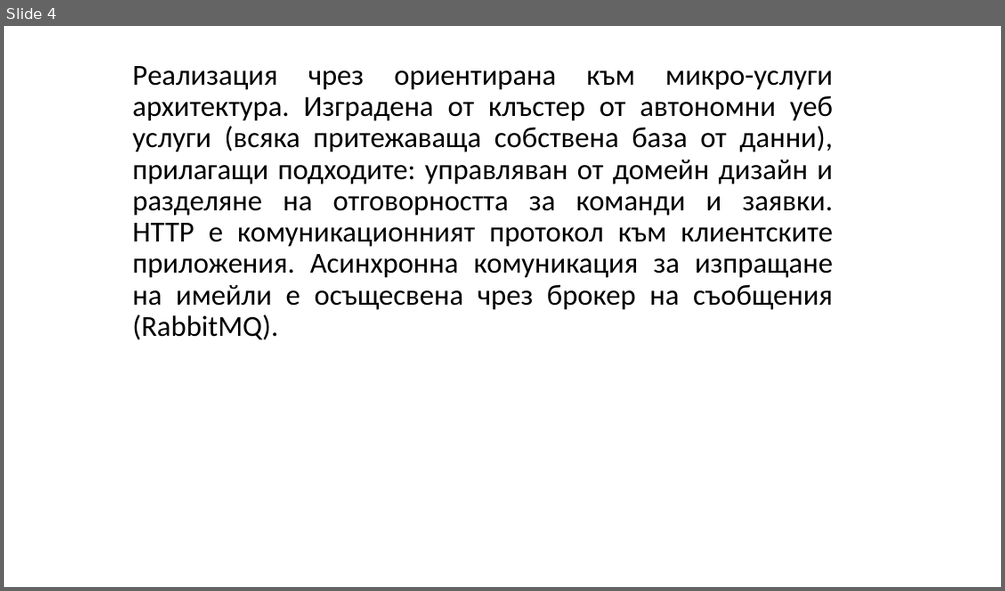
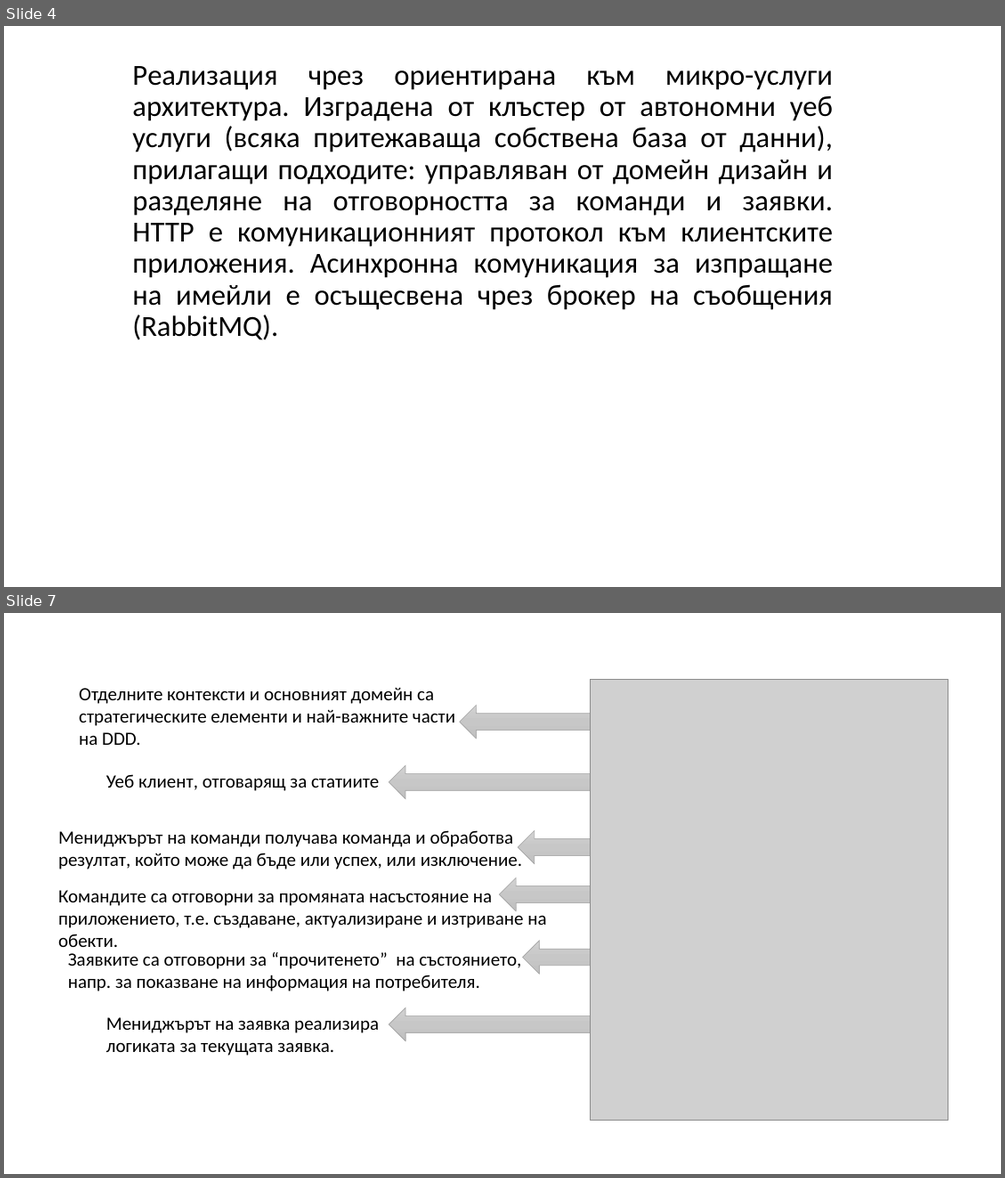
Before and after one commit to profjordanov/doctorate, a slide deck: article/present/uevarna.pptx. Shown one above the other, each under a label of ours: slide 4 before the commit, slides 4 and 7 after it; the slides between them are not shown. The pictures are 1005x591 and 1005x1178 pixels, drawn with LibreOffice and Linux fonts; fonts in the diff are those of the drawing; grey boxes stand for pictures; background and template pictures are left out. Boxes give left, top, right and bottom in pixels: in the first picture for what was removed or moved away, otherwise in the second. Text is boxed around its words. In the diff, an @@ line names an element or a change of style, - is before the commit and + after.

```diff
--- a/article/present/uevarna.pptx
+++ b/article/present/uevarna.pptx
@@ slide 7 added at [4, 613, 1001, 1174], background #FFFFFF @@
@@ text added at [79, 687, 455, 745], 18 pt, text #000000 @@
+Отделните контексти и основният домейн са стратегическите елементи и най-важните части на DDD.
@@ picture added at [591, 679, 947, 1120] @@
@@ left arrow added at [460, 705, 624, 738], fill gradient #D2D2D2 to #C8C8C8 to #C0C0C0, outline #A5A5A5 0.5 pt @@
@@ left arrow added at [389, 765, 648, 798], fill gradient #D2D2D2 to #C8C8C8 to #C0C0C0, outline #A5A5A5 0.5 pt @@
@@ text added at [106, 774, 379, 791], 18 pt, text #000000 @@
+Уеб клиент, отговарящ за статиите
@@ text added at [58, 830, 522, 869], 18 pt, text #000000 @@
+Мениджърът на команди получава команда и обработва резултат, който може да бъде или успех, или изключение.
@@ left arrow added at [518, 831, 689, 863], fill gradient #D2D2D2 to #C8C8C8 to #C0C0C0, outline #A5A5A5 0.5 pt @@
@@ left arrow added at [499, 877, 688, 910], fill gradient #D2D2D2 to #C8C8C8 to #C0C0C0, outline #A5A5A5 0.5 pt @@
@@ text added at [58, 890, 546, 947], 18 pt, text #000000 @@
+Командите са отговорни за промяната насъстояние на приложението, т.е. създаване, актуализиране и изтриване на обекти.
@@ text added at [68, 952, 521, 991], 18 pt, text #000000 @@
+Заявките са отговорни за “прочитенето” на състоянието, напр. за показване на информация на потребителя.
@@ left arrow added at [523, 941, 689, 973], fill gradient #D2D2D2 to #C8C8C8 to #C0C0C0, outline #A5A5A5 0.5 pt @@
@@ left arrow added at [389, 1008, 689, 1041], fill gradient #D2D2D2 to #C8C8C8 to #C0C0C0, outline #A5A5A5 0.5 pt @@
@@ text added at [106, 1017, 379, 1055], 18 pt, text #000000 @@
+Мениджърът на заявка реализира логиката за текущата заявка.
```
Also in this commit, not shown: 2 slides changed, 5 other slides added, 12 slides removed, 1 other file.
